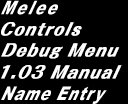
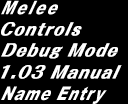
Layered file, before and after one edit (128px x 104px). Changes by layer:
renamed "Debug Menu" to "Debug Mode", painted on it over (85, 43, 120, 57)
